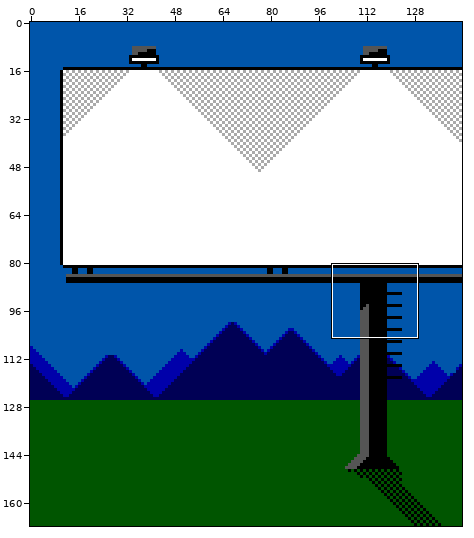
Sprite sheet: resources/images/billboard_bg_color1_morningtwilight.png. The picture above shows the old version from afar; the outline marks the close-up.
Close-up. First the earlier version:
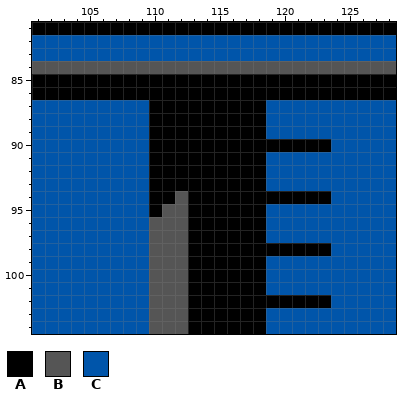
The file is 144x168 pixels. Shown: x 101..128, y 81..104. The commit also changed other parts of the picture, which this record leaves out.
Palette (. is transparent): A #000000  B #555555  C #0055aa
Pixels before, first column x 101:
 81 AAAAAAAAAAAAAAAAAAAAAAAAAAAA
 82 CCCCCCCCCCCCCCCCCCCCCCCCCCCC
 83 CCCCCCCCCCCCCCCCCCCCCCCCCCCC
 84 BBBBBBBBBBBBBBBBBBBBBBBBBBBB
 85 AAAAAAAAAAAAAAAAAAAAAAAAAAAA
 86 AAAAAAAAAAAAAAAAAAAAAAAAAAAA
 87 CCCCCCCCCAAAAAAAAACCCCCCCCCC
 88 CCCCCCCCCAAAAAAAAACCCCCCCCCC
 89 CCCCCCCCCAAAAAAAAACCCCCCCCCC
 90 CCCCCCCCCAAAAAAAAAAAAAACCCCC
 91 CCCCCCCCCAAAAAAAAACCCCCCCCCC
 92 CCCCCCCCCAAAAAAAAACCCCCCCCCC
 93 CCCCCCCCCAAAAAAAAACCCCCCCCCC
 94 CCCCCCCCCAABAAAAAAAAAAACCCCC
 95 CCCCCCCCCABBAAAAAACCCCCCCCCC
 96 CCCCCCCCCBBBAAAAAACCCCCCCCCC
 97 CCCCCCCCCBBBAAAAAACCCCCCCCCC
 98 CCCCCCCCCBBBAAAAAAAAAAACCCCC
 99 CCCCCCCCCBBBAAAAAACCCCCCCCCC
100 CCCCCCCCCBBBAAAAAACCCCCCCCCC
101 CCCCCCCCCBBBAAAAAACCCCCCCCCC
102 CCCCCCCCCBBBAAAAAAAAAAACCCCC
103 CCCCCCCCCBBBAAAAAACCCCCCCCCC
104 CCCCCCCCCBBBAAAAAACCCCCCCCCC
Once edited:
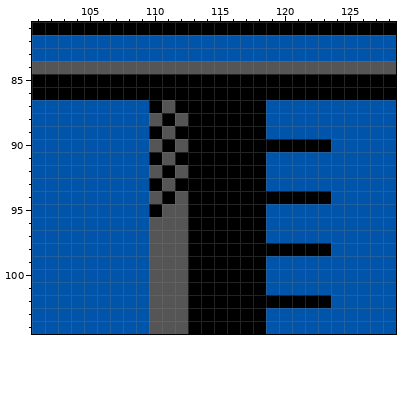
The edit:
y 87: x 111 A -> B
y 88: x 110 A -> B; x 112 A -> B
y 89: x 111 A -> B
y 90: x 110 A -> B; x 112 A -> B
y 91: x 111 A -> B
y 92: x 110 A -> B; x 112 A -> B
y 93: x 111 A -> B
y 94: x 110 A -> B
Where, in picture pixels (left, top, right, bottom), the same in both close-ups:
changed: (149, 100, 188, 204)
